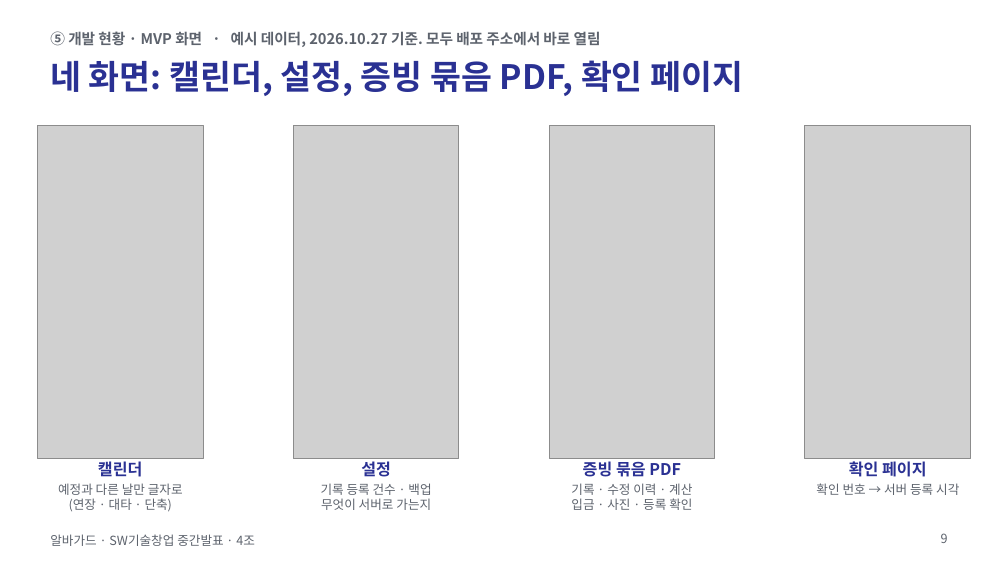
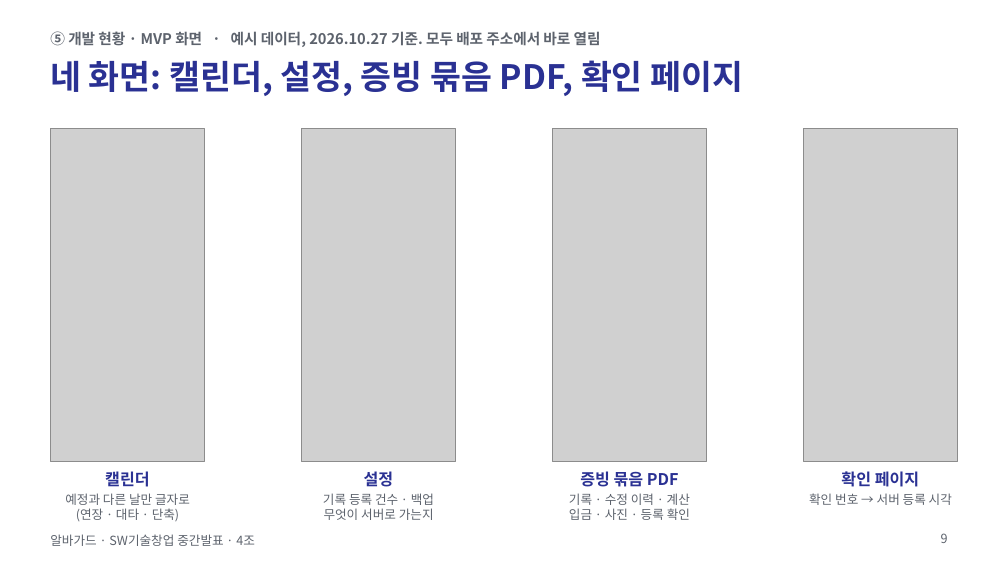
Before and after one commit to jihooni217/albaguard, a slide deck: slide 9 of docs/06_중간발표_PPT.pptx. Drawn at 1008x567 pixels with LibreOffice and Linux fonts; fonts in the diff are those of the drawing; grey boxes stand for pictures. Boxes give left, top, right and bottom in pixels: in the first picture for what was removed or moved away, otherwise in the second. Text is boxed around its words. In the diff, an @@ line names an element or a change of style, - is before the commit and + after.

```diff
--- a/docs/06_중간발표_PPT.pptx
+++ b/docs/06_중간발표_PPT.pptx
@@ picture resized from (x1=37, y1=126, x2=203, y2=459) to (x1=50, y1=129, x2=205, y2=462) @@
@@ picture resized from (x1=293, y1=126, x2=459, y2=459) to (x1=301, y1=129, x2=456, y2=462) @@
@@ picture resized from (x1=549, y1=126, x2=715, y2=459) to (x1=552, y1=129, x2=707, y2=462) @@
@@ picture resized from (x1=805, y1=126, x2=971, y2=459) to (x1=803, y1=129, x2=958, y2=462) @@
@@ text "캘린더" moved from (x1=98, y1=458, x2=142, y2=477) to (x1=105, y1=471, x2=149, y2=487) @@
@@ text "설정" moved from (x1=361, y1=458, x2=391, y2=477) to (x1=364, y1=471, x2=394, y2=487) @@
@@ text "증빙 묶음 PDF" moved from (x1=583, y1=458, x2=681, y2=477) to (x1=580, y1=471, x2=679, y2=487) @@
@@ text "확인 페이지" moved from (x1=849, y1=458, x2=926, y2=477) to (x1=841, y1=471, x2=919, y2=487) @@
@@ text "예정과 다른 날만 글자로" moved from (x1=58, y1=483, x2=183, y2=512) to (x1=65, y1=493, x2=190, y2=521) @@
@@ text "기록 등록 건수 · 백업" moved from (x1=321, y1=483, x2=431, y2=510) to (x1=323, y1=493, x2=434, y2=520) @@
@@ text "기록 · 수정 이력 · ..." moved from (x1=571, y1=483, x2=692, y2=510) to (x1=569, y1=493, x2=690, y2=520) @@
@@ text "확인 번호 → 서버 등록 ..." moved from (x1=816, y1=483, x2=959, y2=495) to (x1=809, y1=493, x2=952, y2=505) @@
```
Also in this commit, not shown: 1 other slide changed, 12 other files.
